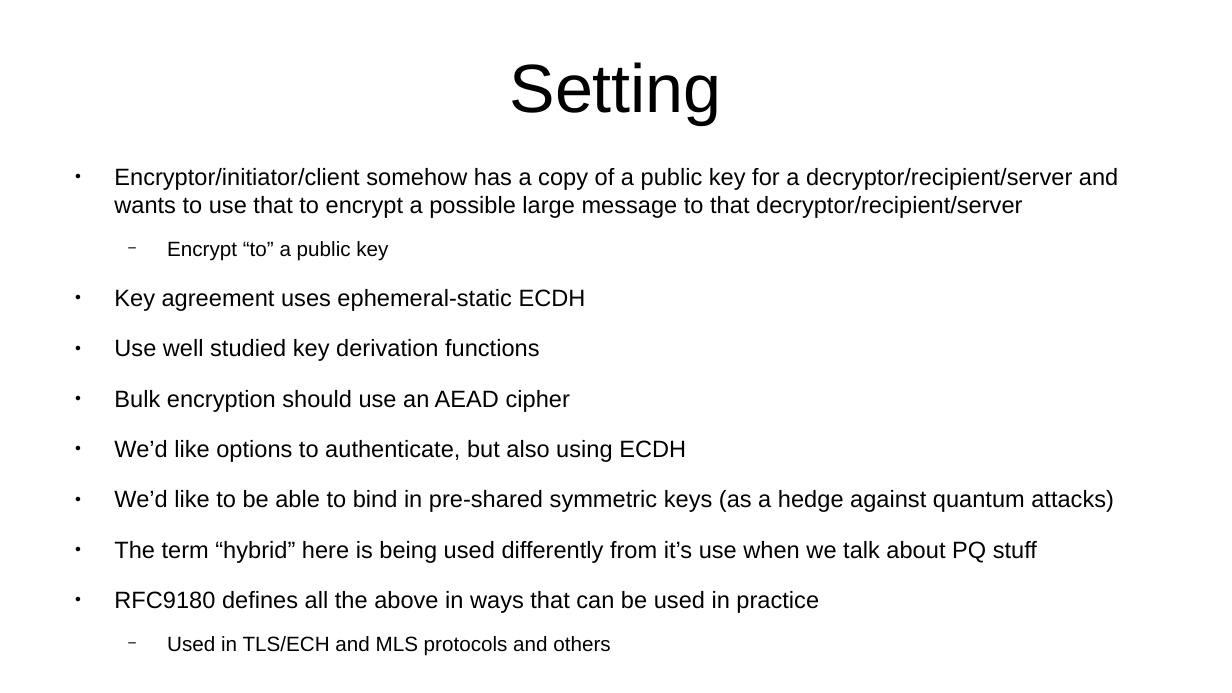
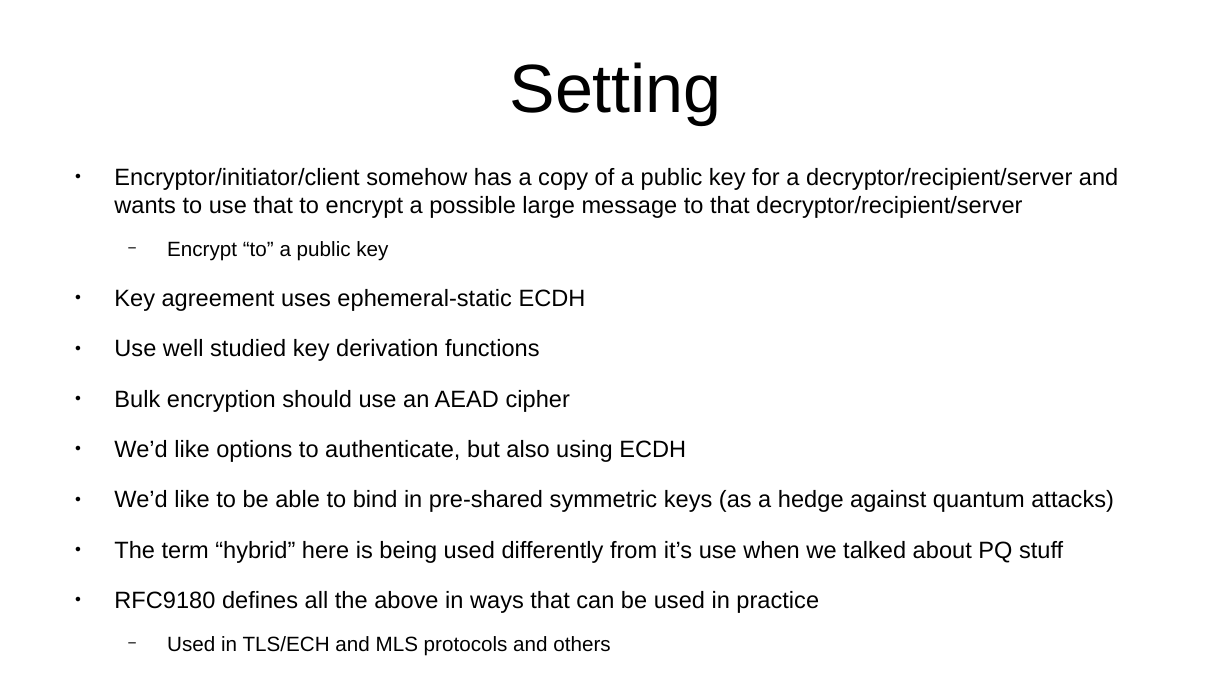
Before and after one commit to sftcd/cs7053, a slide deck: slide 2 of 2023lectures/06-hpke.odp. Drawn at 1232x693 pixels with LibreOffice and Linux fonts; fonts in the diff are those of the drawing. Boxes give left, top, right and bottom in pixels: in the first picture for what was removed or moved away, otherwise in the second. Text is boxed around its words. In the diff, an @@ line names an element or a change of style, - is before the commit and + after.

```diff
--- a/2023lectures/06-hpke.odp
+++ b/2023lectures/06-hpke.odp
@@ text at (114, 541, 1063, 563): text changed @@
-● The term “hybrid” here is being used differently from it’s use when we talk about PQ stuff
+● The term “hybrid” here is being used differently from it’s use when we talked about PQ stuff
```
Also in this commit, not shown: 5 other slides changed, 8 other files.
